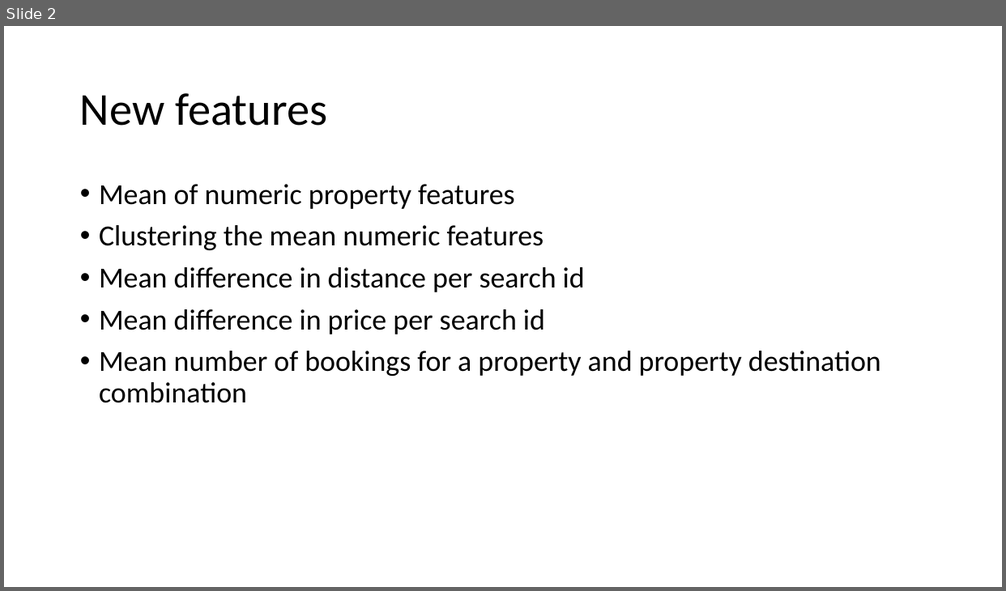
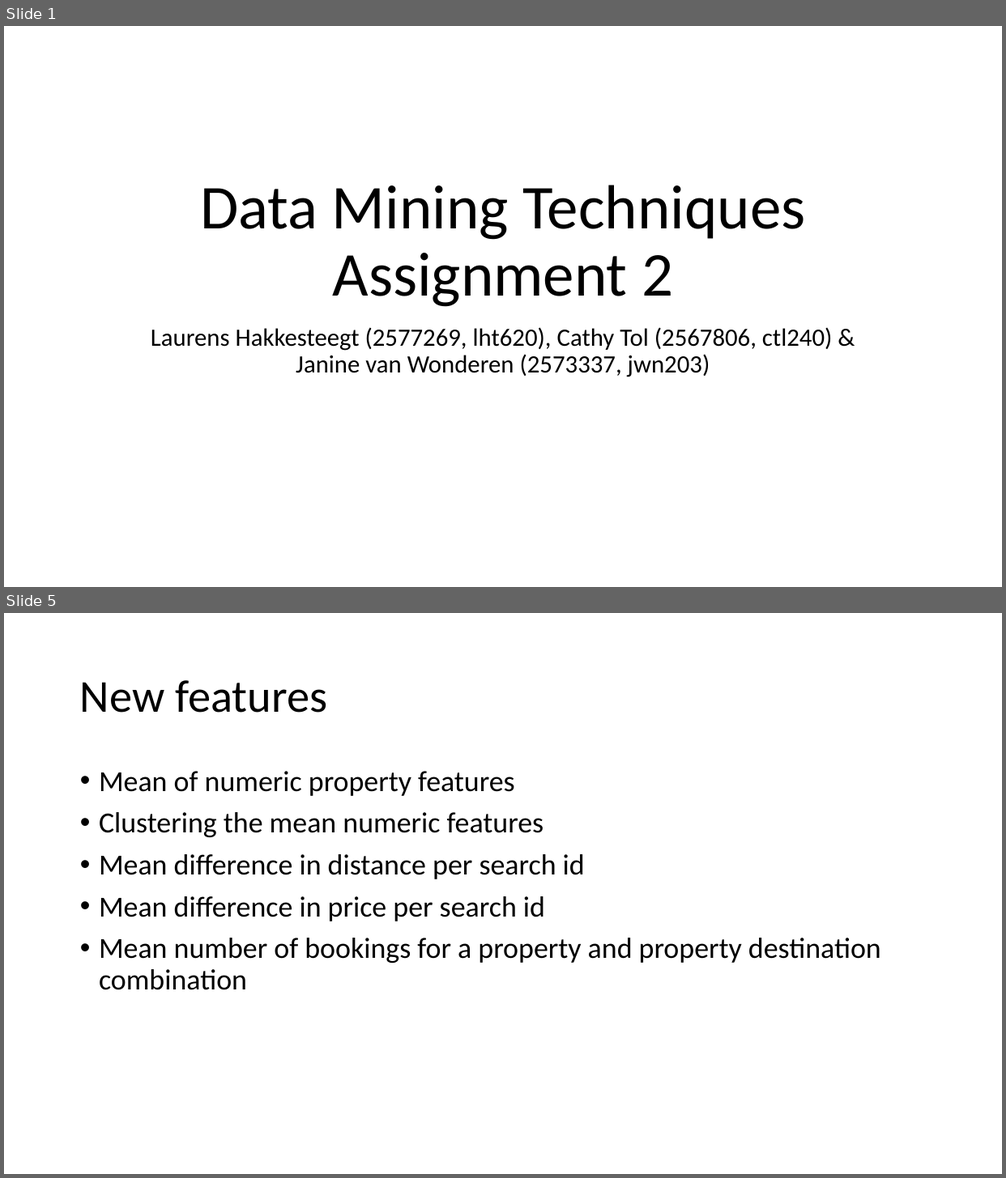
Before and after one commit to cathytoli/DMT, a slide deck: presentatie_cathyRens.pptx. Shown one above the other, each under a label of ours: slide 2 before the commit, slides 1 and 5 after it; the slides between them are not shown. The pictures are 1006x591 and 1006x1178 pixels, drawn with LibreOffice and Linux fonts; fonts in the diff are those of the drawing. Boxes give left, top, right and bottom in pixels: in the first picture for what was removed or moved away, otherwise in the second. Text is boxed around its words. In the diff, an @@ line names an element or a change of style, - is before the commit and + after.

Commit message:
lol

```diff
--- a/presentatie_cathyRens.pptx
+++ b/presentatie_cathyRens.pptx
@@ slide 1 added at (x1=4, y1=26, x2=1002, y2=587), background #FFFFFF @@
@@ title added at (x1=200, y1=185, x2=805, y2=307), 60 pt, text #000000 @@
+Data Mining Techniques Assignment 2
@@ subtitle added at (x1=151, y1=327, x2=832, y2=378), 24 pt, text #000000 @@
+Laurens Hakkesteegt (2577269, lht620), Cathy Tol (2567806, ctl240) & Janine van Wonderen (2573337, jwn203)
@@ what was slide 2 is now slide 5 @@
```
Also in this commit, not shown: 4 other slides added, 1 slide removed.
